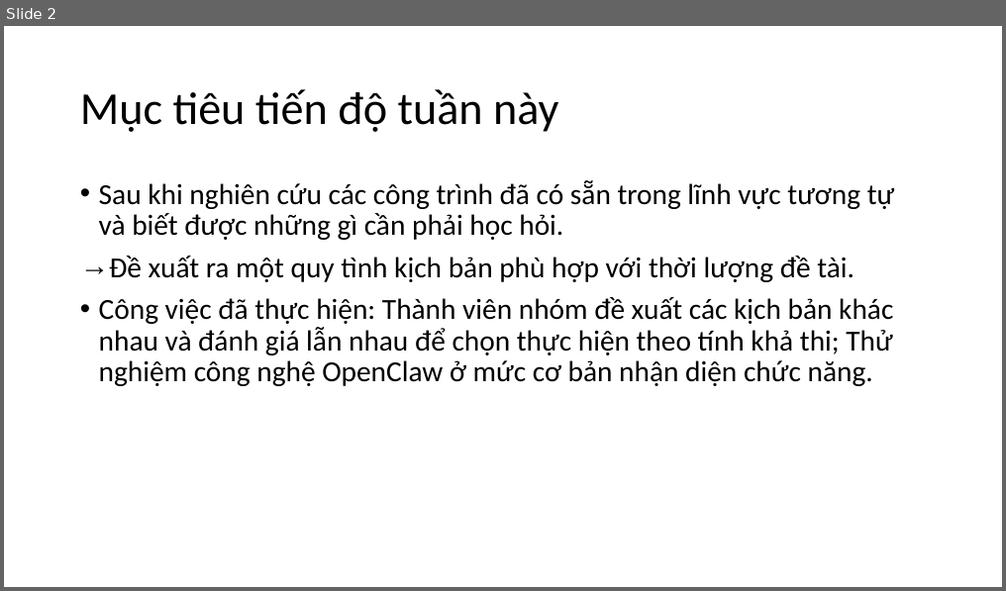
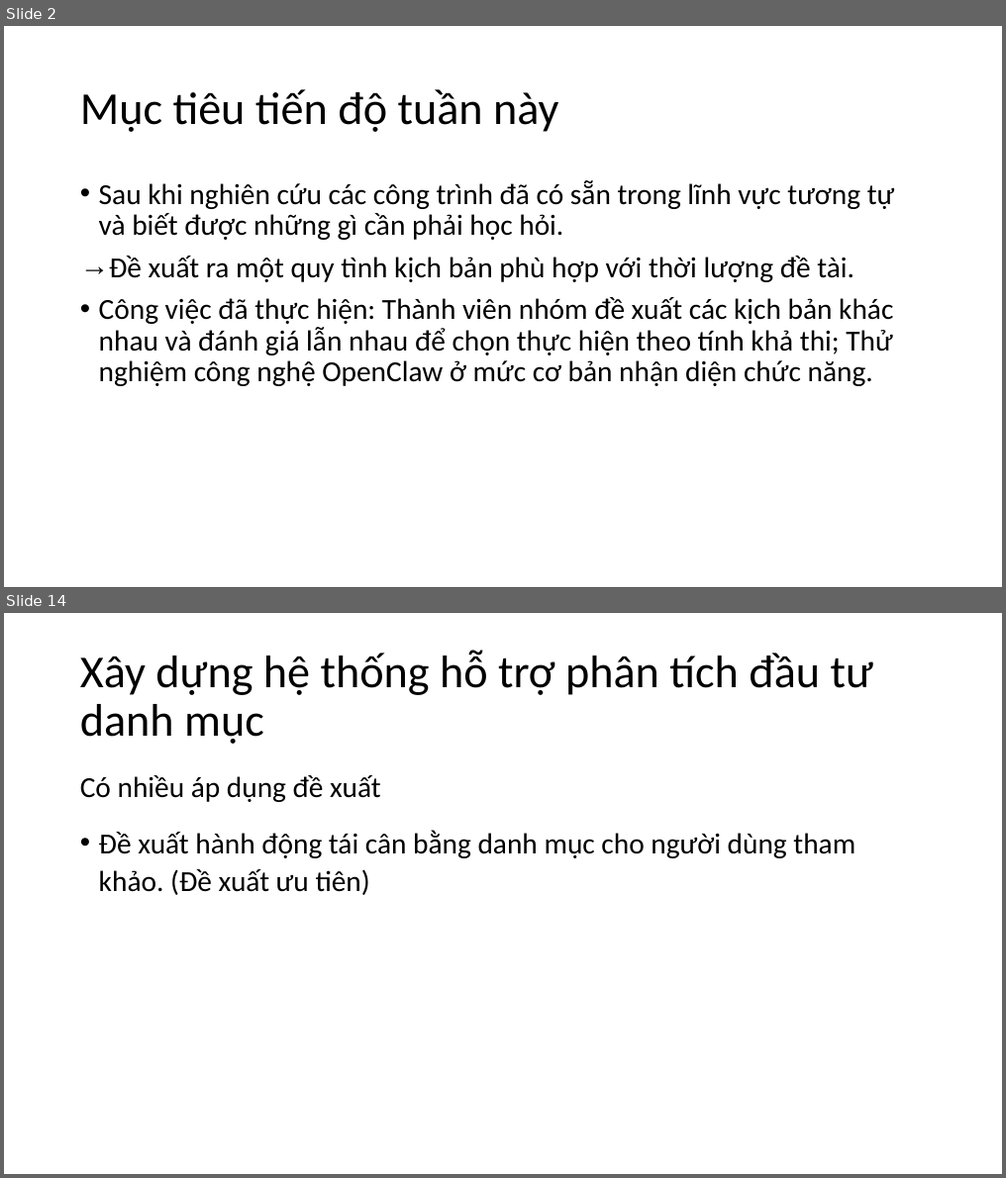
Before and after one commit to CallmeSen/CCNLTHD, a slide deck: Development_Process/Week_10/Report_Progress_Week10.pptx. Shown one above the other, each under a label of ours: slide 2 before the commit, slides 2 and 14 after it; the slides between them are not shown. The pictures are 1006x591 and 1006x1178 pixels, drawn with LibreOffice and Linux fonts; fonts in the diff are those of the drawing. Boxes give left, top, right and bottom in pixels: in the first picture for what was removed or moved away, otherwise in the second. Text is boxed around its words. In the diff, an @@ line names an element or a change of style, - is before the commit and + after.

```diff
--- a/Development_Process/Week_10/Report_Progress_Week10.pptx
+++ b/Development_Process/Week_10/Report_Progress_Week10.pptx
@@ slide 14 added at box(4, 613, 1002, 1174), background #FFFFFF @@
@@ title added at box(80, 650, 873, 744), 44 pt, text #000000 @@
+Xây dựng hệ thống hỗ trợ phân tích đầu tư danh mục
@@ text added at box(80, 775, 855, 895), 28 pt, text #000000 @@
+Có nhiều áp dụng đề xuất
+• Đề xuất hành động tái cân bằng danh mục cho người dùng tham khảo. (Đề xuất ưu tiên)
```
Also in this commit, not shown: 2 slides changed, 15 other slides added, 5 other files.
